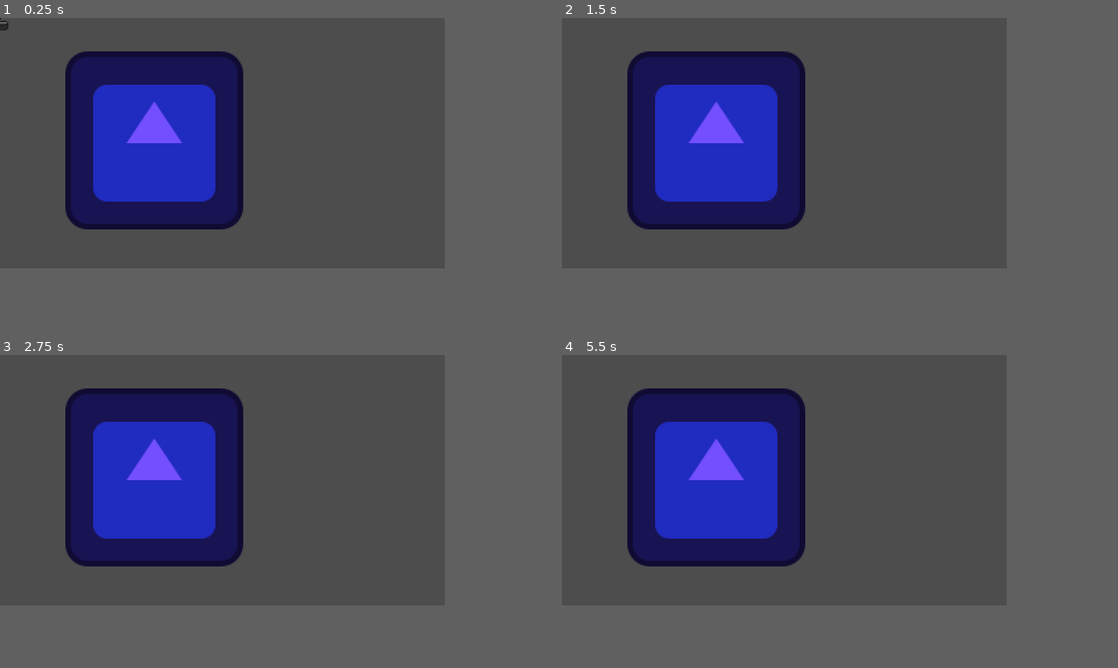
Above: before the commit, frames 1-4 (two rows, left to right).
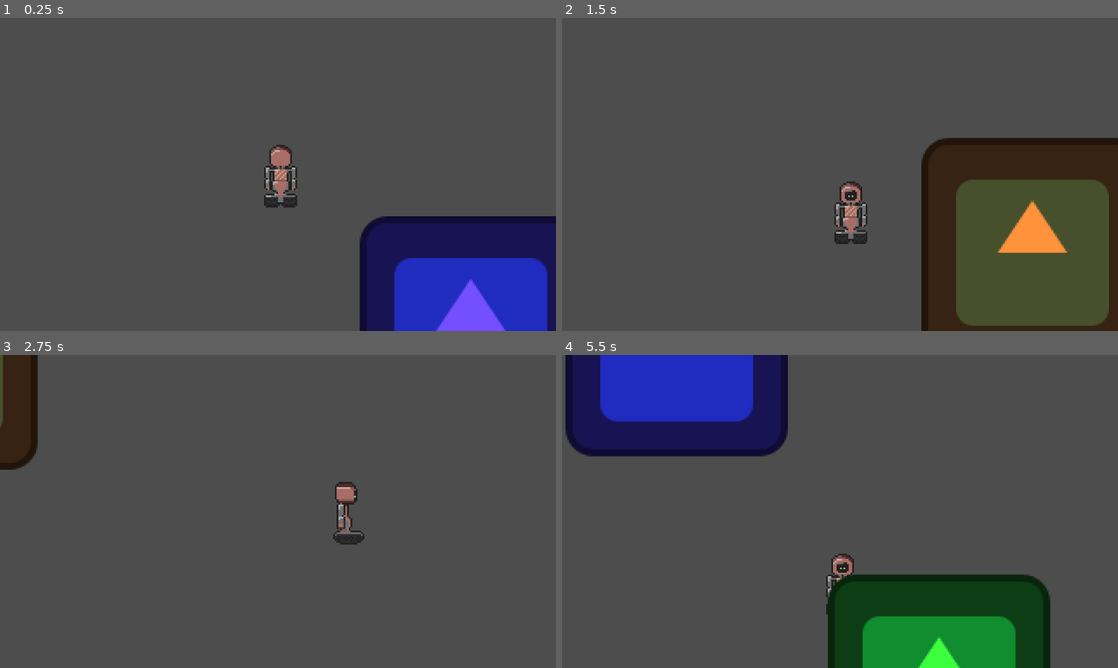
Above: after the commit, the same moments.

Repository: superlou/train-game-3
Game: Godot game, scene res://main.tscn
Two runs of this game, one before a commit and one after it. Both use one fixed random seed, a clock stepped at 60 frames per second and the inputs below. The engine's default icon, where the game draws it, is replaced by a stand-in: a white triangle on a blue panel in a dark square.
Inputs:
- Up to frame 1 (0.25 s): no input
- Up to frame 2 (1.5 s): tap Enter at 0.5 s; hold D (move_right) 0.53-1.28 s; hold Shift (sprint) 0.53-1.28 s; hold S (move_down) from 1.28 s (still down); tap Shift (sprint) at 1.35 s
- Up to frame 3 (2.75 s): release S (move_down) at 2.03 s; hold D (move_right) from 2.03 s (still down); hold Shift (sprint) from 2.03 s (still down)
- Up to frame 4 (5.5 s): release D (move_right) at 2.78 s; release Shift (sprint) at 2.78 s; hold W (move_up) 2.78-3.53 s; tap Shift (sprint) at 2.85, 4.35 s; hold Shift (sprint) 3.53-4.28 s; hold A (move_left) 3.53-5.03 s; hold S (move_down) from 5.03 s (still down); hold Shift (sprint) from 5.03 s (still down)
In our replay, the window is 640x360 before the commit and 800x450 after it. These sizes can differ from the game's own. Grey fills any space a smaller window leaves; there, only what the larger window draws over its background counts as a difference.

The runs differ from the first frame. In frame 1, 32% of the frame differs, in the area x 0-100%, y 0-100%; in frame 2, 41%, in the area x 11-100%, y 10-100%; in frame 3, 21%; in frame 4, 36%.

Commit message:
Added camera and robot sides

Diff:
--- a/player.gd
+++ b/player.gd
@@ -19,3 +19,16 @@
 	var speed = sprint_speed if Input.is_action_pressed("sprint") else walk_speed
 	velocity = v * speed
 	move_and_slide()
+
+	if v.x > 0:
+		$Sprite.animation = "right"
+		$Sprite.flip_h = false
+	elif v.x < 0:
+		$Sprite.animation = "right"
+		$Sprite.flip_h = true
+	elif v.y > 0:
+		$Sprite.animation = "down"
+		$Sprite.flip_h = false
+	elif v.y < 0:
+		$Sprite.animation = "up"
+		$Sprite.flip_h = false
--- a/player.tscn
+++ b/player.tscn
@@ -1,21 +1,55 @@
-[gd_scene load_steps=4 format=3 uid="uid://vgvmwl5vqf6v"]
+[gd_scene load_steps=7 format=3 uid="uid://vgvmwl5vqf6v"]
 
 [ext_resource type="Texture2D" uid="uid://dmpfra1wx0pfe" path="res://assets/robot.png" id="2_4la08"]
 [ext_resource type="Script" path="res://player.gd" id="2_lvuiu"]
+
+[sub_resource type="AtlasTexture" id="AtlasTexture_tc4mu"]
+atlas = ExtResource("2_4la08")
+region = Rect2(0, 0, 32, 40)
+
+[sub_resource type="AtlasTexture" id="AtlasTexture_lmbj3"]
+atlas = ExtResource("2_4la08")
+region = Rect2(32, 0, 32, 40)
+
+[sub_resource type="AtlasTexture" id="AtlasTexture_oaocb"]
+atlas = ExtResource("2_4la08")
+region = Rect2(64, 0, 32, 40)
 
 [sub_resource type="SpriteFrames" id="SpriteFrames_usufq"]
 animations = [{
 "frames": [{
 "duration": 1.0,
-"texture": ExtResource("2_4la08")
+"texture": SubResource("AtlasTexture_tc4mu")
 }],
 "loop": true,
-"name": &"default",
+"name": &"down",
+"speed": 5.0
+}, {
+"frames": [{
+"duration": 1.0,
+"texture": SubResource("AtlasTexture_lmbj3")
+}],
+"loop": true,
+"name": &"right",
+"speed": 5.0
+}, {
+"frames": [{
+"duration": 1.0,
+"texture": SubResource("AtlasTexture_oaocb")
+}],
+"loop": true,
+"name": &"up",
 "speed": 5.0
 }]
 
 [node name="Player" type="CharacterBody2D"]
 script = ExtResource("2_lvuiu")
 
-[node name="AnimatedSprite2D" type="AnimatedSprite2D" parent="."]
+[node name="Sprite" type="AnimatedSprite2D" parent="."]
 sprite_frames = SubResource("SpriteFrames_usufq")
+animation = &"up"
+
+[node name="Camera2D" type="Camera2D" parent="."]
+zoom = Vector2(4, 4)
+position_smoothing_enabled = true
+position_smoothing_speed = 10.0
--- a/project.godot
+++ b/project.godot
@@ -17,10 +17,9 @@
 
 [display]
 
-window/size/viewport_width=640
-window/size/viewport_height=360
+window/size/viewport_width=1280
+window/size/viewport_height=720
 window/stretch/mode="viewport"
-window/stretch/scale=2.0
 
 [input]
 
Binary file changed: assets/robot.png
Not shown, changed: assets/robot.pxo
